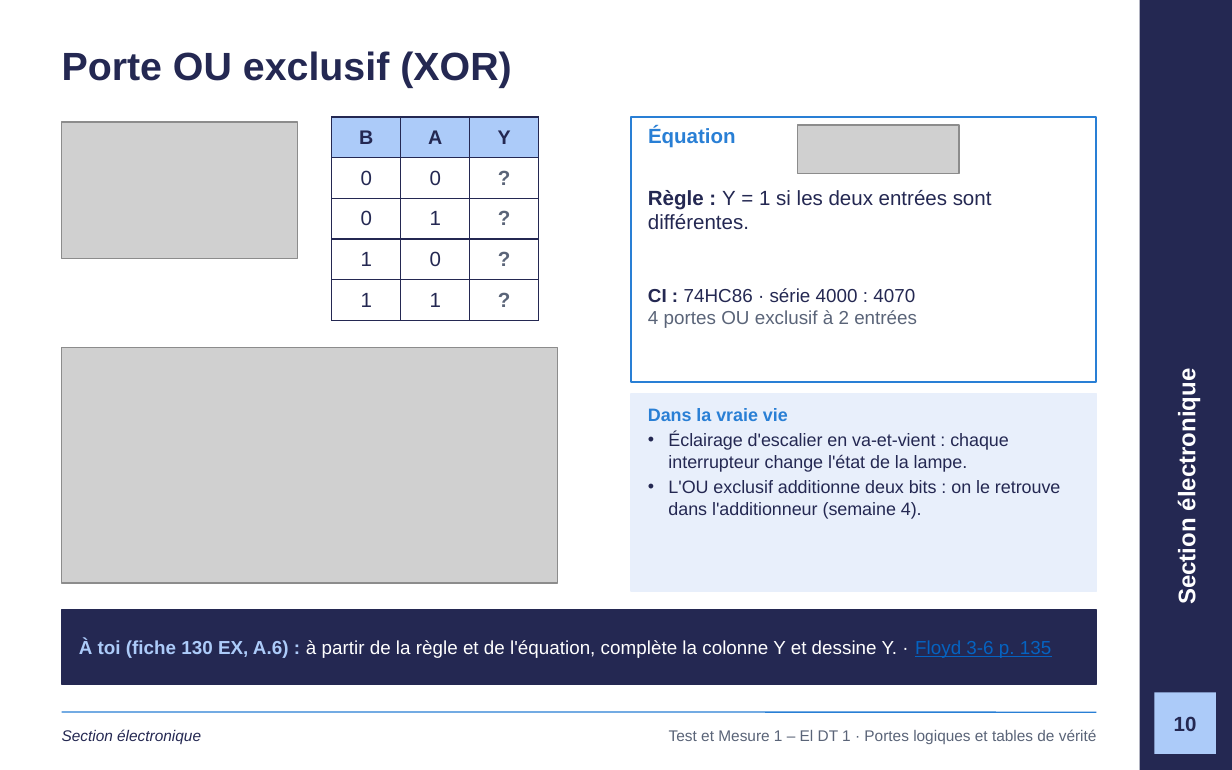
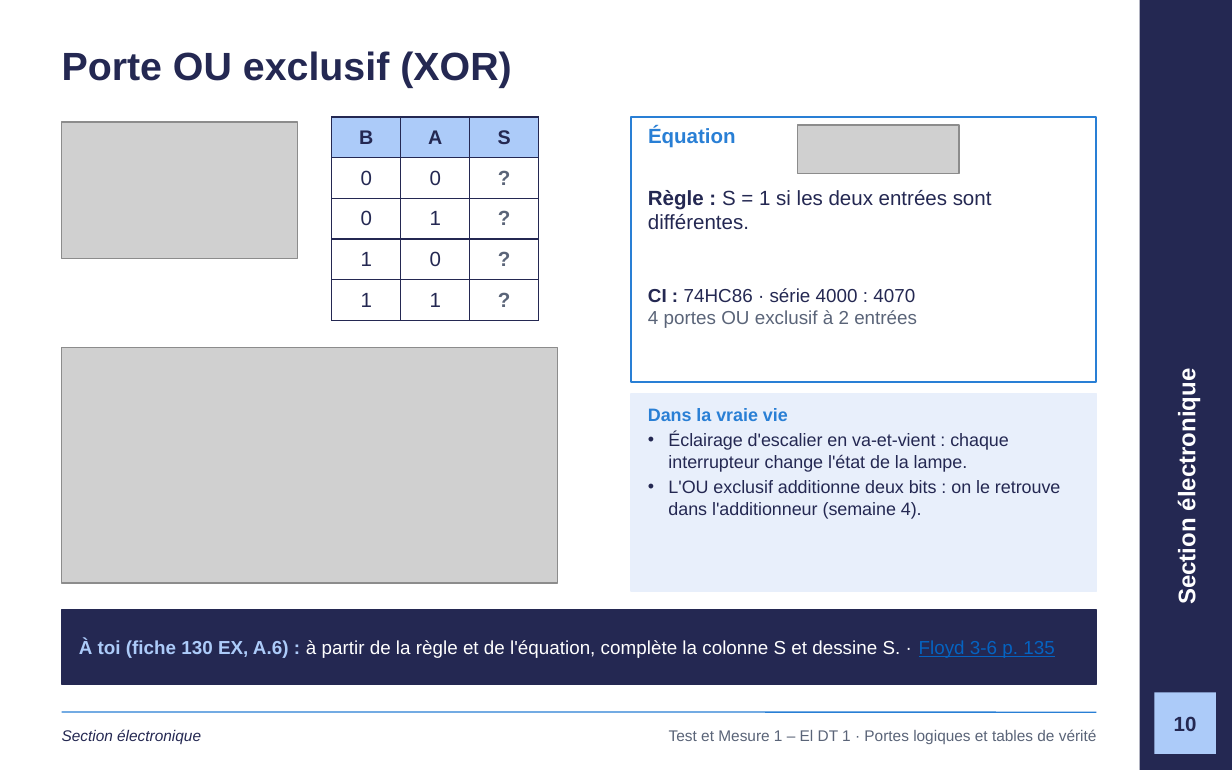
Before and after one commit to GlemoineETML/cours-etml, a slide deck: slide 10 of reference/tm1/semaine-1/120 Portes logiques et tables de vérité.pptx. Drawn at 1232x770 pixels with LibreOffice and Linux fonts; fonts in the diff are those of the drawing; grey boxes stand for pictures; background and template pictures are left out. Boxes give left, top, right and bottom in pixels: in the first picture for what was removed or moved away, otherwise in the second. Text is boxed around its words. In the diff, an @@ line names an element or a change of style, - is before the commit and + after.

```diff
--- a/reference/tm1/semaine-1/120 Portes logiques et tables de vérité.pptx
+++ b/reference/tm1/semaine-1/120 Portes logiques et tables de vérité.pptx
@@ table at (331, 117, 538, 311) @@
-row 1, column 3: Y
+row 1, column 3: S
@@ text at (648, 190, 992, 229): text changed @@
-Règle : Y = 1 si les deux entrées sont différentes.
+Règle : S = 1 si les deux entrées sont différentes.
@@ text at (79, 639, 1054, 658): text changed @@
-À toi (fiche 130 EX, A.6) : à partir de la règle et de l'équation, complète la colonne Y et dessine Y. · Floyd 3-6 p. 135
+À toi (fiche 130 EX, A.6) : à partir de la règle et de l'équation, complète la colonne S et dessine S. · Floyd 3-6 p. 135
```
Also in this commit, not shown: 16 other slides changed, 1 slide added, 24 other files.
